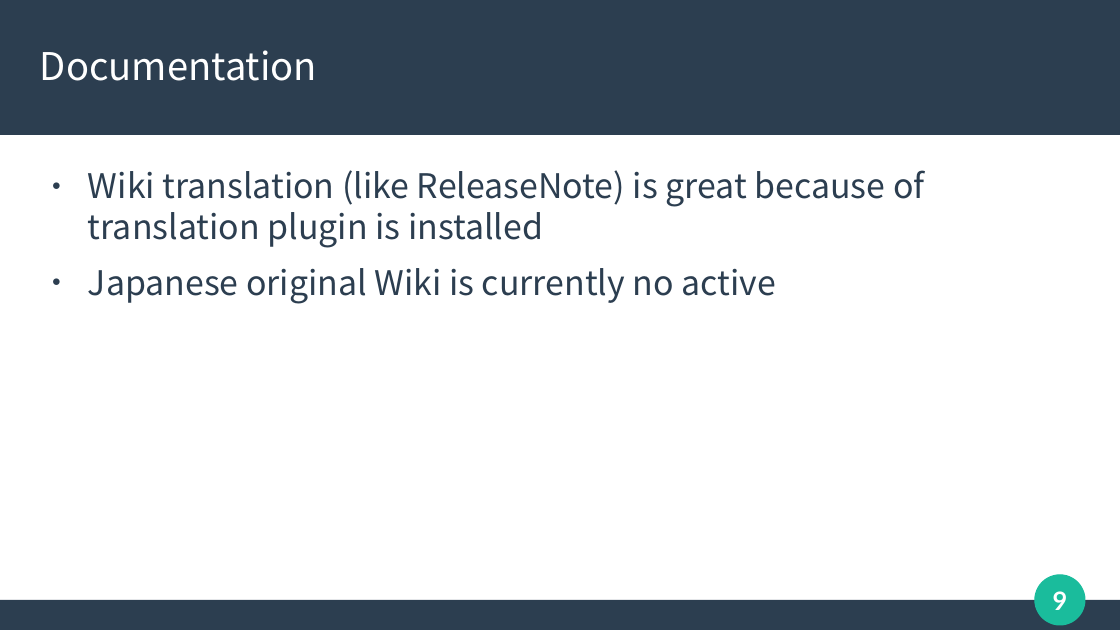
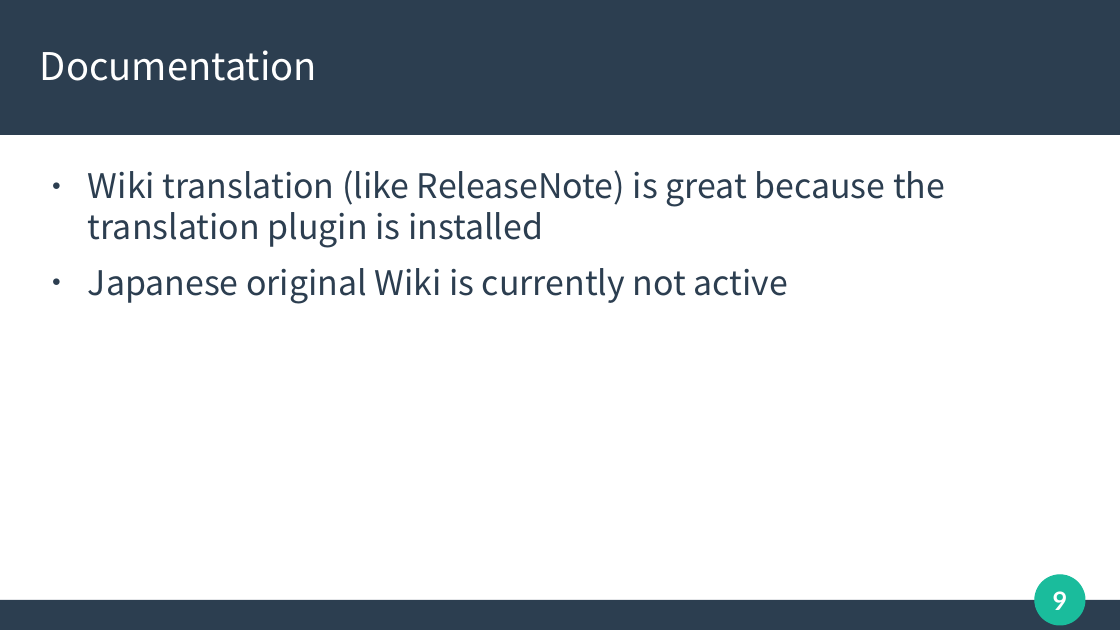
Before and after one commit to naruoga/presentations, a slide deck: slide 9 of 20231008-LOUCA2023-LibO-Japanese-Activities.odp. Drawn at 1120x630 pixels with LibreOffice and Linux fonts; fonts in the diff are those of the drawing. Boxes give left, top, right and bottom in pixels: in the first picture for what was removed or moved away, otherwise in the second. Text is boxed around its words. In the diff, an @@ line names an element or a change of style, - is before the commit and + after.

```diff
--- a/20231008-LOUCA2023-LibO-Japanese-Activities.odp
+++ b/20231008-LOUCA2023-LibO-Japanese-Activities.odp
@@ text at <box>88,170,945,304</box>: text changed @@
-● Wiki translation (like ReleaseNote) is great because of translation plugin is installed
-● Japanese original Wiki is currently no active
+● Wiki translation (like ReleaseNote) is great because the translation plugin is installed
+● Japanese original Wiki is currently not active
```
Also in this commit, not shown: 10 other slides changed.
